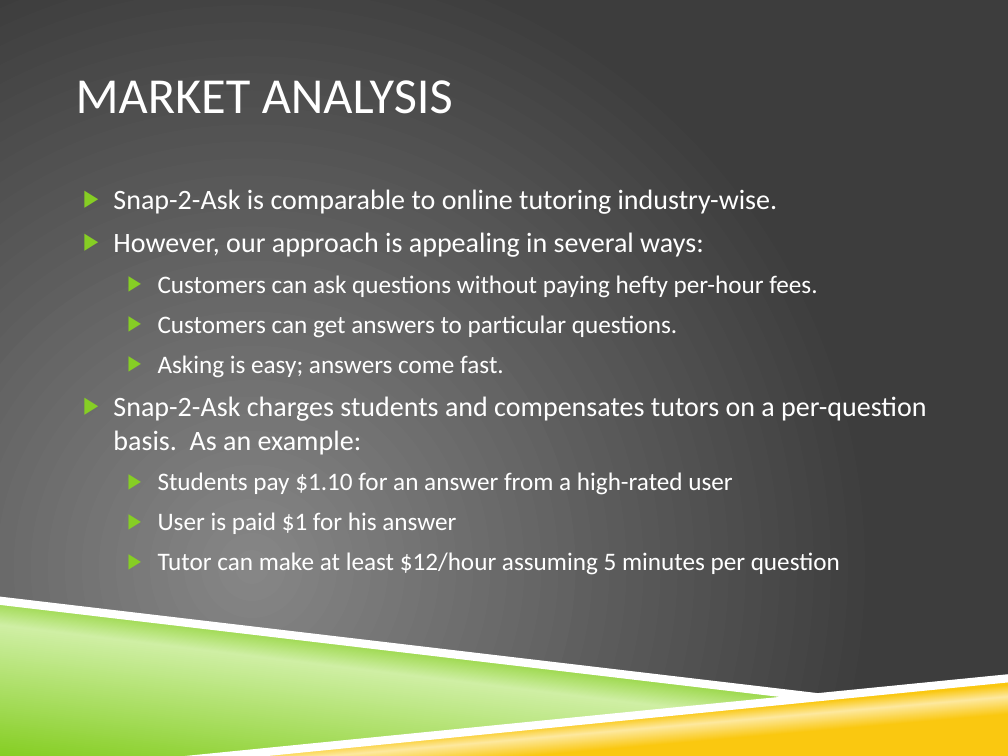
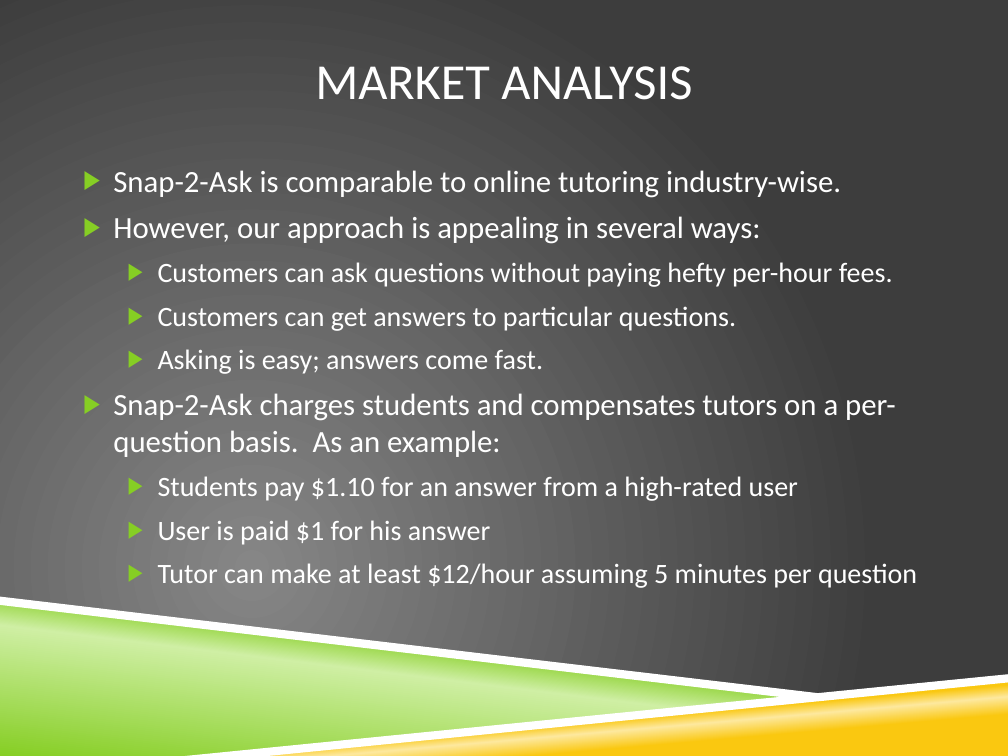
Before and after one commit to razfriman/Snap2Ask, a slide deck: slide 7 of Proposal_Concise.pptx. Drawn at 1008x756 pixels with LibreOffice and Linux fonts; fonts in the diff are those of the drawing; background and template pictures are left out. Boxes give left, top, right and bottom in pixels: in the first picture for what was removed or moved away, otherwise in the second. Text is boxed around its words. In the diff, an @@ line names an element or a change of style, - is before the commit and + after.

Commit message:
bigger font

```diff
--- a/Proposal_Concise.pptx
+++ b/Proposal_Concise.pptx
@@ title "MARKET ANALYSIS": place and size @@
-title "MARKET ANALYSIS" at box(76, 80, 453, 114)
+title "MARKET ANALYSIS" at box(315, 66, 692, 100)
@@ title "MARKET ANALYSIS" at box(315, 66, 692, 100): alignment left to centre @@
@@ text "Snap-2-Ask is comparable to online ...": place and size @@
-text "Snap-2-Ask is comparable to online ..." at box(113, 189, 926, 575)
+text "Snap-2-Ask is comparable to online ..." at box(113, 170, 917, 588)
@@ text "Snap-2-Ask is comparable to online ..." at box(113, 170, 917, 588): size 20 to 22 pt in "Snap-2-Ask is comparable to online tutoring industry-wise.", "However, our approach is appealing in several ...", "Snap-2-Ask charges students and compensates tutors on ..."; size 18 to 20 pt in "Customers can ask questions without paying hefty ...", "Customers can get answers to particular questions.", "Asking is easy; answers come fast.", "Students pay $1.10 for an answer from ..." and 2 more places @@
```
Also in this commit, not shown: 9 other slides changed.
